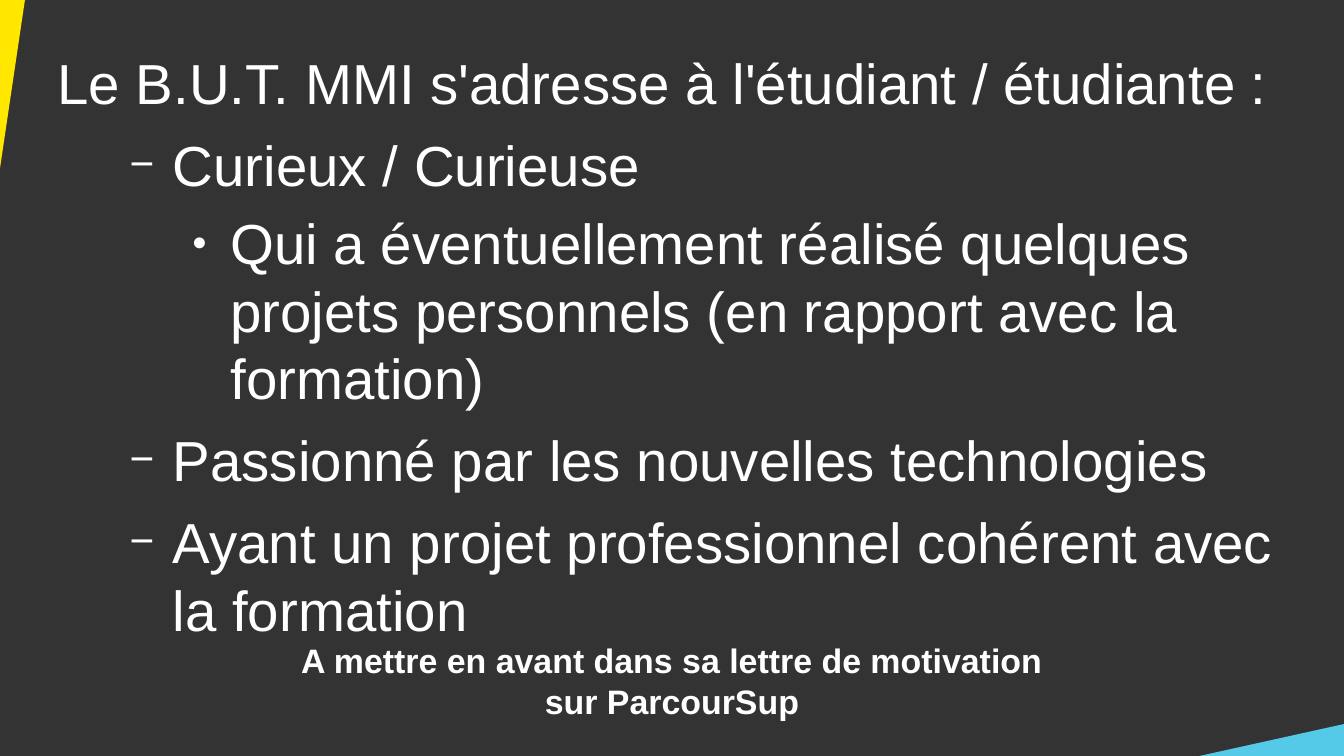
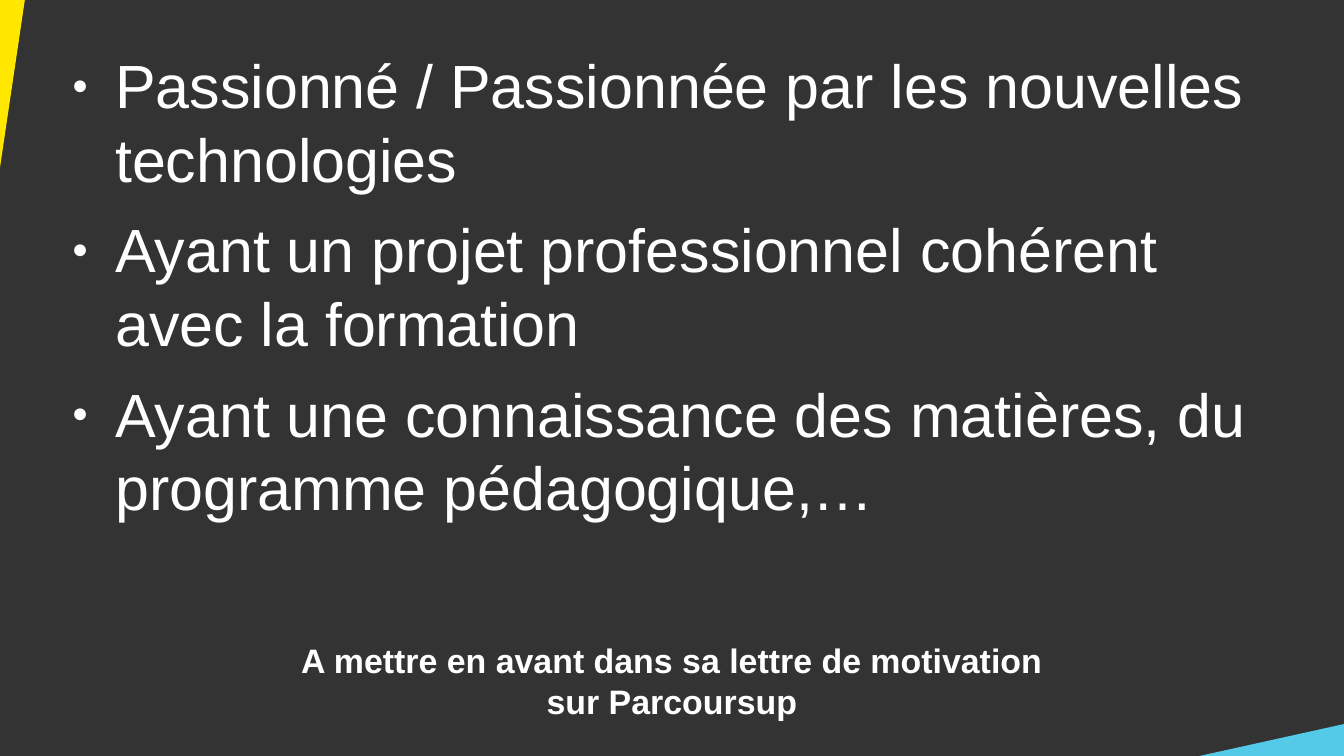
Before and after one commit to DanYellow/cours, a slide deck: slide 23 of presentation-formation-mmi/presentation.odp (slide 19 before the commit). Drawn at 1344x756 pixels with LibreOffice and Linux fonts; fonts in the diff are those of the drawing. Boxes give left, top, right and bottom in pixels: in the first picture for what was removed or moved away, otherwise in the second. Text is boxed around its words. In the diff, an @@ line names an element or a change of style, - is before the commit and + after.

Commit message:
Update presentation-mmi

```diff
--- a/presentation-formation-mmi/presentation.odp
+++ b/presentation-formation-mmi/presentation.odp
@@ text at bbox=[115, 63, 1242, 193]: text changed; size 33.3 to 36 pt @@
-Le B.U.T. MMI s'adresse à l'étudiant / étudiante :
-  − Curieux / Curieuse
-    ● Qui a éventuellement réalisé quelques projets personnels (en rapport avec la formation)
-  − Passionné par les nouvelles technologies
+● Passionné / Passionnée par les nouvelles technologies
@@ text at bbox=[115, 227, 1157, 347]: size 33.3 to 36 pt in "Ayant un projet professionnel cohérent avec la ..."; bullet − to ●; list level 2 to 1 in "Ayant un projet professionnel cohérent ..." @@
@@ text at bbox=[115, 392, 1245, 521]: paragraph added @@
+● Ayant une connaissance des matières, du programme pédagogique,…
@@ text at bbox=[301, 648, 1041, 720]: text changed @@
-A mettre en avant dans sa lettre de motivation sur ParcourSup
+A mettre en avant dans sa lettre de motivation sur Parcoursup
```
Also in this commit, not shown: 12 other slides changed, 6 slides added, 1 other file.
